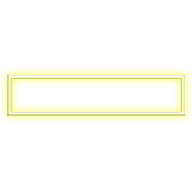
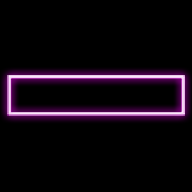
Comparing the layer stacks of the two 192px x 192px images. Changes:
showed "Background" over [0, 0, 192, 192]
